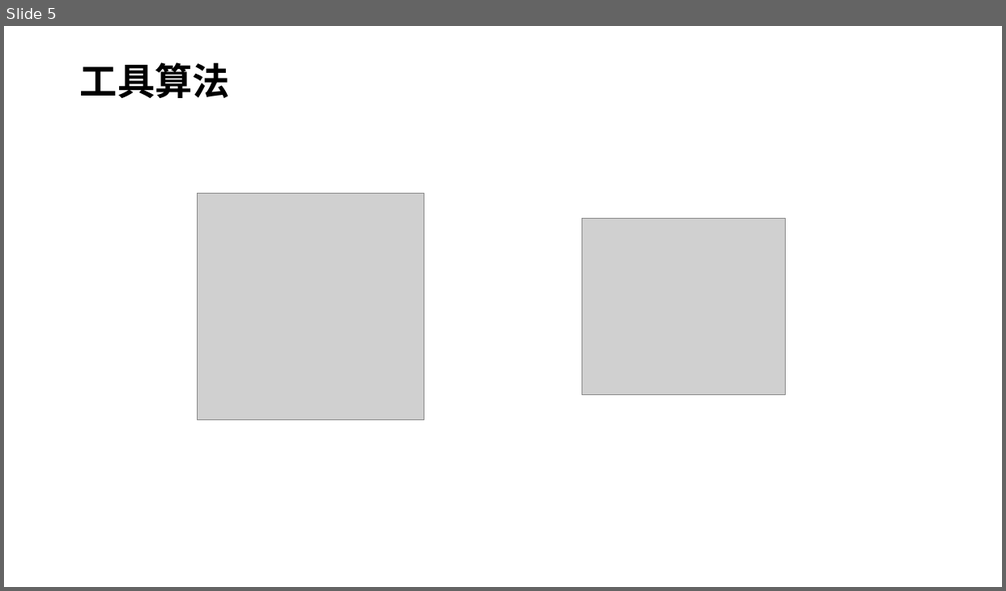
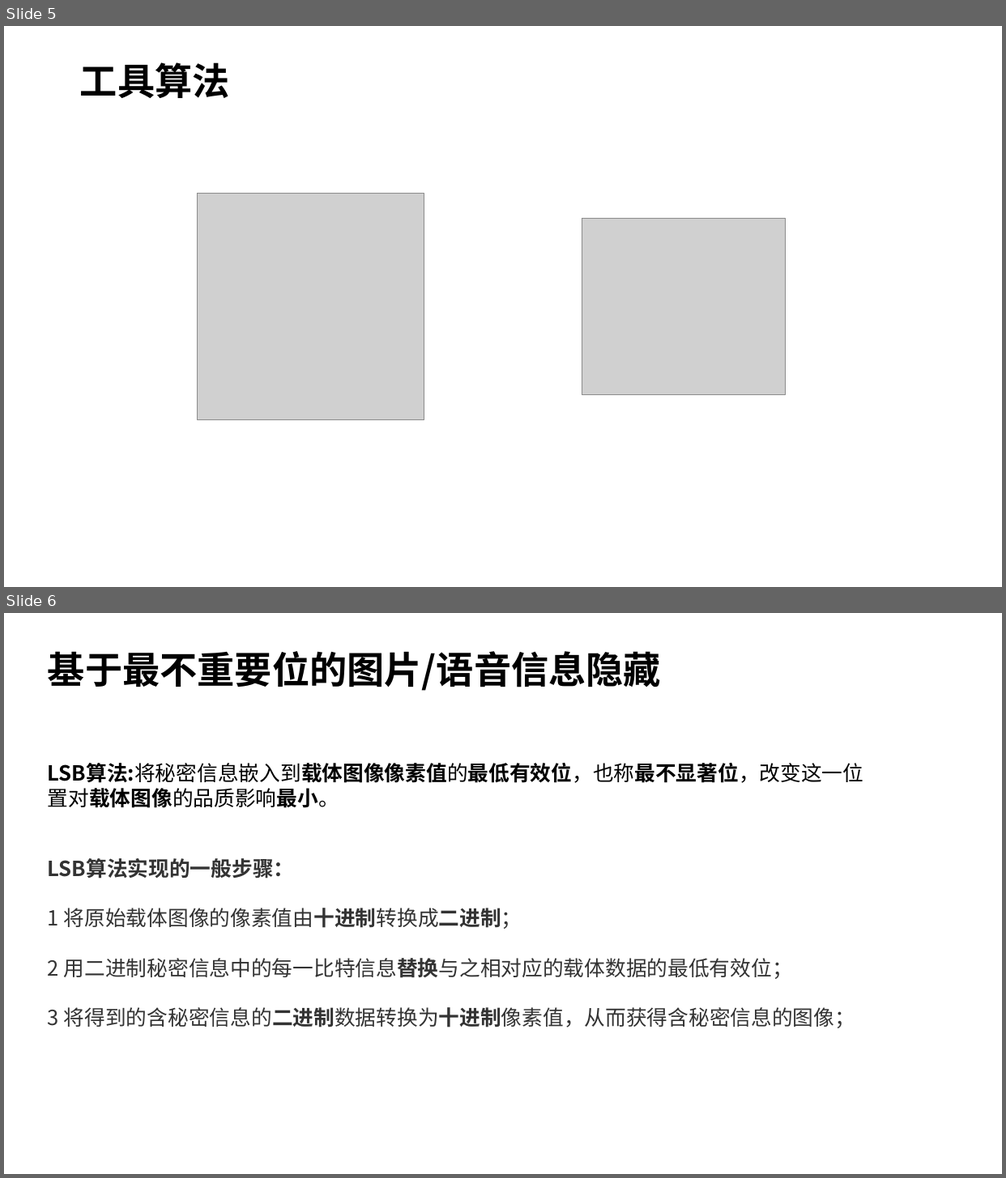
Before and after one commit to EgodPrime/DSPCourseDesign, a slide deck: 最菜文档/开题报告.pptx. Shown one above the other, each under a label of ours: slide 5 before the commit, slides 5 and 6 after it. The pictures are 1006x591 and 1006x1178 pixels, drawn with LibreOffice and Linux fonts; fonts in the diff are those of the drawing; grey boxes stand for pictures. Boxes give left, top, right and bottom in pixels: in the first picture for what was removed or moved away, otherwise in the second. Text is boxed around its words. In the diff, an @@ line names an element or a change of style, - is before the commit and + after.

```diff
--- a/最菜文档/开题报告.pptx
+++ b/最菜文档/开题报告.pptx
@@ slide 6 added at (x1=4, y1=613, x2=1002, y2=1174), background #FFFFFF @@
@@ text added at (x1=48, y1=651, x2=661, y2=691), 36 pt, text #000000, bold @@
+基于最不重要位的图片/语音信息隐藏
@@ text added at (x1=48, y1=763, x2=864, y2=808), 20 pt, text #000000, bold @@
+LSB算法:将秘密信息嵌入到载体图像像素值的最低有效位，也称最不显著位，改变这一位置对载体图像的品质影响最小。
@@ text added at (x1=48, y1=858, x2=855, y2=1029), 20 pt, text #333333 @@
+LSB算法实现的一般步骤：
+1 将原始载体图像的像素值由十进制转换成二进制；
+2 用二进制秘密信息中的每一比特信息替换与之相对应的载体数据的最低有效位；
+3 将得到的含秘密信息的二进制数据转换为十进制像素值，从而获得含秘密信息的图像；
```
Also in this commit, not shown: 2 other slides added, 1 slide removed, 5 other files.
